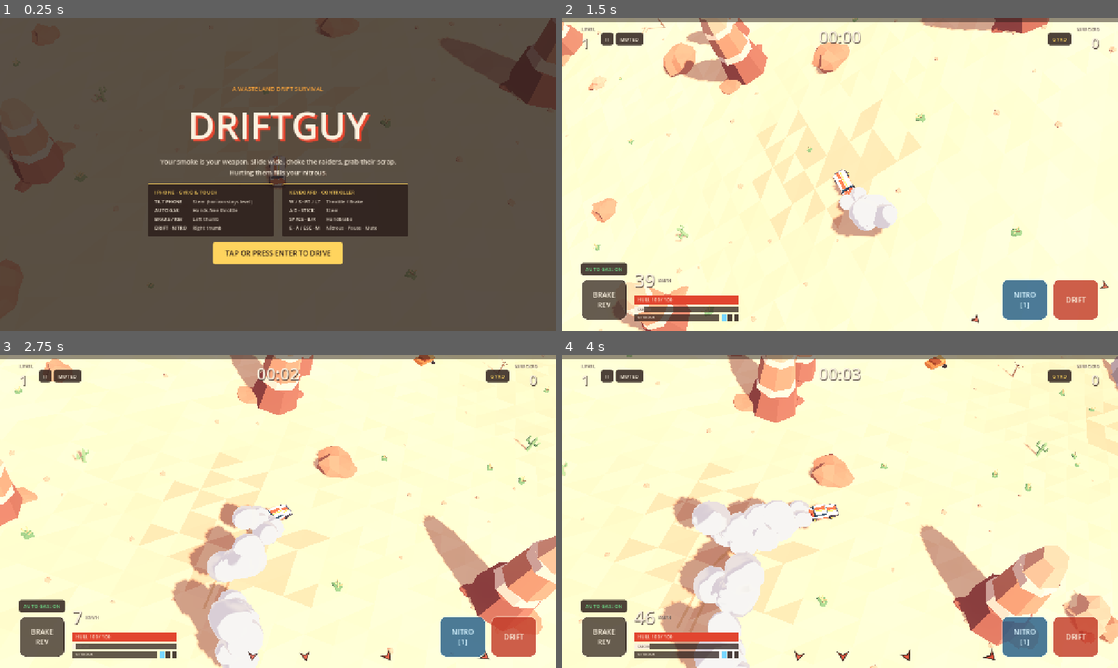
Above: before the commit, frames 1-4 (two rows, left to right).
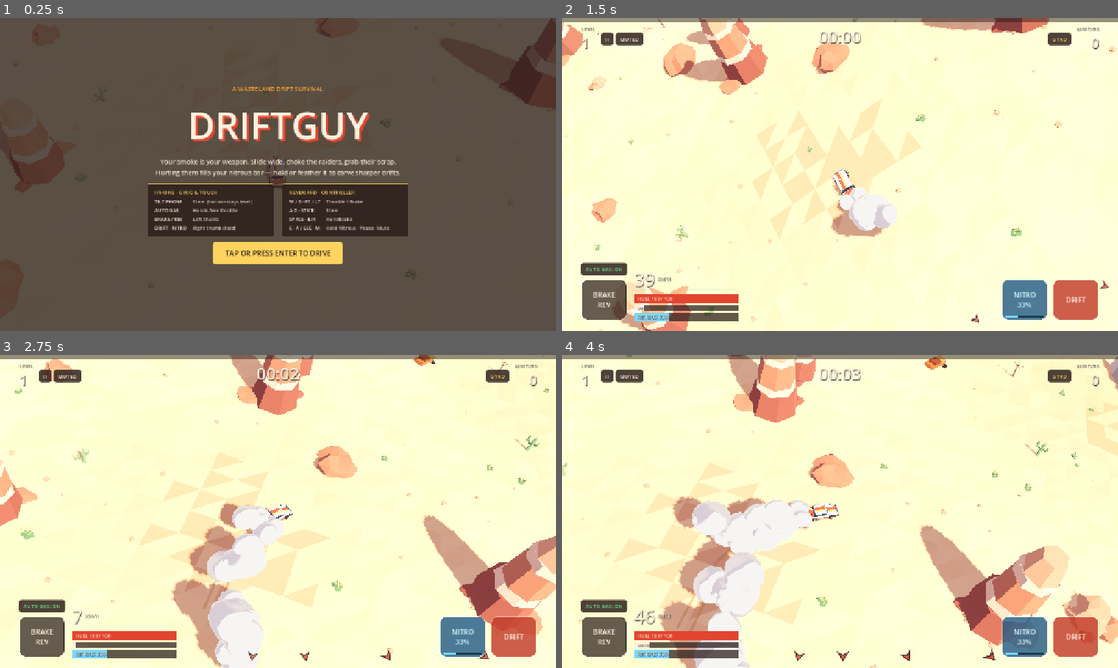
Above: after the commit, the same moments.

Repository: chikcne/driftguy
Game: Godot game, scene res://scenes/main.tscn
The game is run twice, just before and just after one commit, with the same random seed, the same clock (stepped at 60 frames per second) and the same inputs.
Inputs (mouse positions are in pixels of both pictures, inside the frame that each line leads up to):
- Up to frame 1 (0.25 s): no input
- Up to frame 2 (1.5 s): click "TAP OR PRESS ENTER TO DRIVE" at 0.5 s; tap Enter at 1.25 s; move the mouse to (962, 158) at 1.27 s; hold D from 1.28 s (still down); tap M at 1.35 s
- Up to frame 3 (2.75 s): tap Space at 1.52, 2.27 s; move the mouse to (166, 527) at 2.02 s; release D at 2.03 s; hold S from 2.03 s (still down); tap R at 2.1 s
- Up to frame 4 (4 s): move the mouse to (895, 442) at 2.77 s; release S at 2.78 s; hold D 2.78-3.53 s; tap Enter at 2.85 s; move the mouse to (812, 574) at 3.52 s; hold W from 3.53 s (still down); tap Keypad Enter at 3.6 s; tap Space at 3.77 s

The runs differ from the first frame. In frame 1, 0.6% of the frame differs, in the area x 28-72%, y 48-68%; in frame 2, 0.8%, in the area x 13-87%, y 82-97%; in frame 3, 0.8%; in frame 4, 0.8%.

Commit message:
Replace nitrous tanks with a hold-to-boost bar
- Let players hold or feather nitrous for continuous boosts
- Show charge and boost state in the HUD
- Add a short nitrous tap sound

Diff:
--- a/godot-proto/scripts/game_audio.gd
+++ b/godot-proto/scripts/game_audio.gd
@@ -79,8 +79,8 @@
 	_engine_gain = SimMath.damp(_engine_gain, target_egain, 12.5, dt)
 	_skid_gain = SimMath.damp(_skid_gain, target_sgain, 16.0, dt)
 	_skid_cutoff = SimMath.damp(_skid_cutoff, target_scut, 10.0, dt)
-	_nitro_gain = SimMath.damp(_nitro_gain, target_ngain, 20.0, dt)
-	_nitro_cutoff = SimMath.damp(_nitro_cutoff, target_ncut, 8.0, dt)
+	_nitro_gain = SimMath.damp(_nitro_gain, target_ngain, 22.0, dt)
+	_nitro_cutoff = SimMath.damp(_nitro_cutoff, target_ncut, 14.0, dt)
 
 	# Engine base wave is generated at 100 Hz
 	_engine_player.pitch_scale = clampf(_engine_freq / 100.0, 0.25, 3.0)
@@ -142,7 +142,11 @@
 
 
 func nitro_ignite() -> void:
-	_play_sfx("nitro_ignite", 0.85, 1.0, "Impacts")
+	_play_sfx("nitro_ignite", 0.75, 1.0, "Impacts")
+
+
+func nitro_tap() -> void:
+	_play_sfx("nitro_tap", 0.36, randf_range(0.94, 1.08), "Impacts")
 
 
 func nitro_ready() -> void:
@@ -321,6 +325,12 @@
 	_mix_sweep(ni_buf, 0.02, 0.88, 6000.0, 900.0, 0.28, false, rng)
 	_mix_notes_into(ni_buf, [[330.0, 0.0, 0.22, 0.12, 1], [495.0, 0.035, 0.22, 0.12, 1], [990.0, 0.07, 0.22, 0.12, 1]])
 	_streams["nitro_ignite"] = _make_wav(ni_buf, false)
+
+	# 10b. Nitro tap: crisp short burst for rapid drift feathering
+	var nt_buf := _zero_buf(0.18)
+	_mix_sine_drop(nt_buf, 0.0, 0.11, 150.0, 58.0, 0.45)
+	_mix_sweep(nt_buf, 0.0, 0.16, 900.0, 4200.0, 0.35, true, rng)
+	_streams["nitro_tap"] = _make_wav(nt_buf, false)
 
 	# 11. Nitro ready: crisp square chime
 	_streams["nitro_ready"] = _make_wav(_synth_notes([
--- a/godot-proto/scripts/hud.gd
+++ b/godot-proto/scripts/hud.gd
@@ -3,7 +3,7 @@
 
 # Complete Driftguy HUD & screens for iOS + Desktop:
 # - Top XP bar, Level, Timer, Wrecked kills, Pause & Gyro buttons
-# - Bottom gauges (Speed, Hull, Smoke, Nitrous bar + tank pips) & Loadout badges
+# - Bottom gauges (Speed, Hull, Smoke, Nitrous bar) & Loadout badges
 # - Off-screen War Party / War Rig threat markers (horizon-lock aware!)
 # - Damage red flash & Nitrous cyan rush radial vignettes
 # - Fixed-to-glass iOS touch controls (Auto Gas, Brake/Rev, Nitro, Drift)
@@ -41,7 +41,7 @@
 var show_horizon := false
 var touch_brake := false
 var touch_handbrake := false
-var touch_nitro_queued := false
+var touch_nitro := false
 
 var _stabilizer: GyroStabilizer
 var _root: Control
@@ -65,9 +65,9 @@
 var _hull_label: Label
 var _smoke_fill: ColorRect
 var _nitro_fill: ColorRect
-var _nitro_tanks_box: HBoxContainer
-var _nitro_pips: Array[ColorRect] = []
+var _nitro_label: Label
 var _nitro_btn: Button
+var _nitro_btn_fill: ColorRect
 var _auto_gas_btn: Button
 var _mute_btn: Button
 var _loadout_grid: GridContainer
@@ -222,13 +222,6 @@
 		_retry_btn.scale = Vector2(pulse, pulse)
 
 
-func consume_touch_nitro() -> bool:
-	if touch_nitro_queued:
-		touch_nitro_queued = false
-		return true
-	return false
-
-
 func show_phase(phase: String) -> void:
 	_title_screen.visible = phase == "title"
 	_hud_layer.visible = phase != "title"
@@ -238,7 +231,7 @@
 	if phase != "playing":
 		touch_brake = false
 		touch_handbrake = false
-		touch_nitro_queued = false
+		touch_nitro = false
 	if phase == "dying" or phase == "gameover" or phase == "title":
 		set_threats([], 0.0)
 		clear_enemy_indicators()
@@ -290,31 +283,35 @@
 		]
 
 
-func set_nitro(tanks: int, max_tanks: int, fill: float, burning: bool) -> void:
-	if _nitro_pips.size() != max_tanks:
-		for child in _nitro_tanks_box.get_children():
-			child.queue_free()
-		_nitro_pips.clear()
-		for _i in max_tanks:
-			var pip := ColorRect.new()
-			pip.custom_minimum_size = Vector2(10.0, 14.0)
-			pip.color = Color(0.168, 0.114, 0.102, 0.85)
-			_nitro_tanks_box.add_child(pip)
-			_nitro_pips.append(pip)
-	for i in _nitro_pips.size():
-		_nitro_pips[i].color = Palette.NITRO_CYAN if i < tanks else Color(0.168, 0.114, 0.102, 0.85)
-
-	_nitro_fill.anchor_right = clampf(fill, 0.0, 1.0)
-	_nitro_fill.color = Color("#e0f7ff") if burning else Palette.NITRO_CYAN
-
+func set_nitro(fill: float, burning: bool, ready: bool = true) -> void:
+	var clamped := clampf(fill, 0.0, 1.0)
+	var pct := int(round(clamped * 100.0))
+	_nitro_fill.anchor_right = clamped
 	if burning:
-		_nitro_btn.text = "NITRO\nBURN!"
+		_nitro_fill.color = Color("#e0f7ff")
+		_nitro_label.text = "NITROUS  %d%%" % pct
+	elif clamped >= 0.995:
+		_nitro_fill.color = Color("#9ee4ff")
+		_nitro_label.text = "NITROUS  FULL"
+	elif ready:
+		_nitro_fill.color = Palette.NITRO_CYAN
+		_nitro_label.text = "NITROUS  %d%%" % pct
+	else:
+		_nitro_fill.color = Color(0.45, 0.65, 0.75, 0.75)
+		_nitro_label.text = "NITROUS"
+
+	if _nitro_btn_fill != null:
+		_nitro_btn_fill.anchor_right = clamped
+		_nitro_btn_fill.color = Color("#e0f7ff") if burning else Palette.NITRO_CYAN
+
+	if burning:
+		_nitro_btn.text = "NITRO\n%d%%" % pct
 		_nitro_btn.modulate = Color(1.15, 1.25, 1.35, 1.0)
-	elif tanks > 0:
-		_nitro_btn.text = "NITRO\n[%d]" % tanks
+	elif ready:
+		_nitro_btn.text = "NITRO\n%d%%" % pct
 		_nitro_btn.modulate = Color(1.0, 1.0, 1.0, 1.0)
 	else:
-		_nitro_btn.text = "NITRO\n0"
+		_nitro_btn.text = "NITRO\nEMPTY"
 		_nitro_btn.modulate = Color(0.7, 0.7, 0.75, 0.65)
 
 
@@ -912,25 +909,15 @@
 	sm_lbl.add_theme_color_override("font_color", Color(0.45, 0.38, 0.35))
 	gauges.add_child(smoke_bar["root"])
 
-	# Nitrous bar + tank pips
-	var nitro_row := HBoxContainer.new()
-	nitro_row.add_theme_constant_override("separation", 6)
-	nitro_row.mouse_filter = Control.MOUSE_FILTER_IGNORE
-	gauges.add_child(nitro_row)
-
-	var nitro_bar := _make_bar(14.0, Palette.NITRO_CYAN)
-	var nb_root: Control = nitro_bar["root"]
-	nb_root.size_flags_horizontal = Control.SIZE_EXPAND_FILL
+	# Nitrous bar
+	var nitro_bar := _make_bar(16.0, Palette.NITRO_CYAN)
 	_nitro_fill = nitro_bar["fill"]
-	var nb_lbl: Label = nitro_bar["label"]
-	nb_lbl.text = "NITROUS"
-	nb_lbl.add_theme_font_size_override("font_size", 9)
-	nitro_row.add_child(nb_root)
-
-	_nitro_tanks_box = HBoxContainer.new()
-	_nitro_tanks_box.add_theme_constant_override("separation", 4)
-	_nitro_tanks_box.mouse_filter = Control.MOUSE_FILTER_IGNORE
-	nitro_row.add_child(_nitro_tanks_box)
+	_nitro_label = nitro_bar["label"]
+	_nitro_label.text = "NITROUS"
+	_nitro_label.add_theme_font_size_override("font_size", 10)
+	_nitro_label.add_theme_color_override("font_shadow_color", Color(0.08, 0.14, 0.18, 0.85))
+	_nitro_label.add_theme_constant_override("shadow_offset_y", 1)
+	gauges.add_child(nitro_bar["root"])
 
 	# Bottom-right: Loadout badges above Nitro + Drift thumb pads
 	var br_col := VBoxContainer.new()
@@ -962,9 +949,29 @@
 	right_pads.mouse_filter = Control.MOUSE_FILTER_IGNORE
 	br_col.add_child(right_pads)
 
-	_nitro_btn = _make_thumb_button("NITRO\n[1]", Color(0.12, 0.35, 0.52, 0.8), Color("#d6f3ff"))
-	_nitro_btn.button_down.connect(func() -> void: touch_nitro_queued = true)
+	_nitro_btn = _make_thumb_button("NITRO\n33%", Color(0.12, 0.35, 0.52, 0.8), Color("#d6f3ff"))
+	_nitro_btn.button_down.connect(func() -> void: touch_nitro = true)
+	_nitro_btn.button_up.connect(func() -> void: touch_nitro = false)
 	right_pads.add_child(_nitro_btn)
+
+	var btn_bar_bg := ColorRect.new()
+	btn_bar_bg.set_anchors_preset(Control.PRESET_BOTTOM_WIDE)
+	btn_bar_bg.offset_left = 10.0
+	btn_bar_bg.offset_right = -10.0
+	btn_bar_bg.offset_top = -12.0
+	btn_bar_bg.offset_bottom = -6.0
+	btn_bar_bg.color = Color(0.06, 0.14, 0.2, 0.75)
+	btn_bar_bg.mouse_filter = Control.MOUSE_FILTER_IGNORE
+	_nitro_btn.add_child(btn_bar_bg)
+
+	_nitro_btn_fill = ColorRect.new()
+	_nitro_btn_fill.anchor_left = 0.0
+	_nitro_btn_fill.anchor_top = 0.0
+	_nitro_btn_fill.anchor_bottom = 1.0
+	_nitro_btn_fill.anchor_right = 0.33
+	_nitro_btn_fill.color = Palette.NITRO_CYAN
+	_nitro_btn_fill.mouse_filter = Control.MOUSE_FILTER_IGNORE
+	btn_bar_bg.add_child(_nitro_btn_fill)
 
 	var drift_btn := _make_thumb_button("DRIFT", Color(0.76, 0.23, 0.16, 0.82), Palette.PAPER)
 	drift_btn.button_down.connect(func() -> void: touch_handbrake = true)
@@ -1068,7 +1075,7 @@
 	center.add_child(title)
 
 	var tagline := Label.new()
-	tagline.text = "Your smoke is your weapon. Slide wide, choke the raiders, grab their scrap.\nHurting them fills your nitrous."
+	tagline.text = "Your smoke is your weapon. Slide wide, choke the raiders, grab their scrap.\nHurting them fills your nitrous bar — hold or feather it to carve sharper drifts."
 	tagline.horizontal_alignment = HORIZONTAL_ALIGNMENT_CENTER
 	tagline.add_theme_font_size_override("font_size", 15)
 	tagline.add_theme_color_override("font_color", Color(0.98, 0.94, 0.87, 0.92))
@@ -1083,13 +1090,13 @@
 		["TILT PHONE", "Steer (horizon stays level)"],
 		["AUTO GAS", "Hands-free throttle"],
 		["BRAKE / REV", "Left thumb"],
-		["DRIFT · NITRO", "Right thumb"],
+		["DRIFT · NITRO", "Right thumb (hold)"],
 	]))
 	controls_row.add_child(_make_control_card("KEYBOARD · CONTROLLER", [
 		["W / S · RT / LT", "Throttle / Brake"],
 		["A D · STICK", "Steer"],
 		["SPACE · B/X", "Handbrake"],
-		["E · A / ESC · M", "Nitrous · Pause · Mute"],
+		["E · A / ESC · M", "Hold Nitrous · Pause · Mute"],
 	]))
 
 	var btn_wrap := HBoxContainer.new()
--- a/godot-proto/scripts/main.gd
+++ b/godot-proto/scripts/main.gd
@@ -44,18 +44,22 @@
 const HEARING_RANGE := 110.0
 const TRACK_SLIP_SPEED := 2.5
 const COMPOUND_BAND_SECONDS := 0.7
-const NITROUS_MAX_TANKS := 3
-const NITROUS_STARTING_TANKS := 1
-const NITROUS_HARM_PER_TANK := 80.0
-const NITROUS_SECONDS := 2.4
-const NITROUS_ATTACK := 0.1
-const NITROUS_FADE := 0.5
+const NITROUS_MAX_SECONDS := 7.2
+const NITROUS_STARTING_FILL := 1.0 / 3.0
+const NITROUS_HARM_FOR_FULL := 240.0
+const NITROUS_MIN_START := 0.02
+const NITROUS_REARM_FILL := 0.06
+const NITROUS_ATTACK := 0.05
+const NITROUS_RELEASE := 0.11
+const NITROUS_IGNITE_COOLDOWN := 0.5
+const NITROUS_TAP_FX_COOLDOWN := 0.12
+const NITROUS_FULL_CHIME_THRESHOLD := 0.88
 const NITROUS_PULLBACK := 6.0
 const NITROUS_PULLBACK_EASE_IN := 2.2
 const NITROUS_PULLBACK_EASE_OUT := 1.4
 const NITROUS_FOV_DEG := 2.0
-const NITROUS_FOV_KICK_DEG := 2.0
-const NITROUS_SHAKE := 0.32
+const NITROUS_FOV_KICK_DEG := 1.8
+const NITROUS_SHAKE := 0.28
 const NITROUS_LOOK_AHEAD := 0.12
 const NITROUS_FLAME_PUFFS_PER_SECOND := 36.0
 const LEVEL_UP_PICK_GUARD := 0.55
@@ -117,20 +121,24 @@
 var _death_timer := 0.0
 var _smoke_output := 0.0
 var _next_crate := 65.0
-var _nitro_tanks := NITROUS_STARTING_TANKS
-var _nitro_harm := 0.0
-var _nitro_burn := 0.0
+var _nitro_fill := NITROUS_STARTING_FILL
+var _nitro_active := false
+var _nitro_depleted := false
 var _nitro_level := 0.0
 var _nitro_view := 0.0
 var _nitro_pull := 0.0
 var _nitro_kick := 0.0
+var _nitro_ignite_cd := 0.0
+var _nitro_tap_fx_cd := 0.0
+var _nitro_full_armed := true
+var _nitro_wait_release := false
 var _flame_acc := 0.0
 var _pick_guard := 0.0
 var _last_handbrake := false
 var _last_throttle := 0.0
 
 # Edge-triggered keyboard/gamepad state
-var _prev_nitro_key := false
+var _prev_nitro_held := false
 var _prev_confirm_pad := false
 var _prev_pause_pad := false
 var _prev_menu_dir := 0
@@ -349,8 +357,18 @@
 
 
 func _set_phase(new_phase: String) -> void:
+	var prev_phase := _phase
 	_phase = new_phase
 	_hud.show_phase(new_phase)
+	if new_phase == "playing" and prev_phase != "playing":
+		# Prevent menu confirm button (gamepad A) from accidentally burning nitro on the first playing frame
+		var pad_a := not Input.get_connected_joypads().is_empty() and Input.is_joy_button_pressed(0, JOY_BUTTON_A)
+		_nitro_wait_release = pad_a
+		_prev_nitro_held = pad_a
+	elif new_phase != "playing":
+		_nitro_active = false
+		if new_phase != "paused":
+			_nitro_level = 0.0
 	if new_phase == "gameover":
 		_hud.show_game_over_stats(_time, _kills, _level)
 
@@ -374,13 +392,18 @@
 	_shake = 0.0
 	_pending_blasts.clear()
 	_next_crate = randf_range(CRATE_INTERVAL_MIN, CRATE_INTERVAL_MAX)
-	_nitro_tanks = NITROUS_STARTING_TANKS
-	_nitro_harm = 0.0
-	_nitro_burn = 0.0
+	_nitro_fill = NITROUS_STARTING_FILL
+	_nitro_active = false
+	_nitro_depleted = false
 	_nitro_level = 0.0
 	_nitro_view = 0.0
 	_nitro_pull = 0.0
 	_nitro_kick = 0.0
+	_nitro_ignite_cd = 0.0
+	_nitro_tap_fx_cd = 0.0
+	_nitro_full_armed = true
+	_nitro_wait_release = false
+	_prev_nitro_held = false
 	_flame_acc = 0.0
 	_dust_acc = 0.0
 	_smoke_output = 0.0
@@ -401,7 +424,7 @@
 	_car_model.visible = true
 	_car_model.sync_attachments(false, false, false)
 	_hud.set_loadout(_levels)
-	_hud.set_nitro(_nitro_tanks, NITROUS_MAX_TANKS, 0.0, false)
+	_hud.set_nitro(_nitro_fill, false, _nitro_fill >= NITROUS_MIN_START)
 	_hud.set_frame(_hp, _stats.max_hp, 0.0, _level, 0.0, 0, 0.0, 0.0, Engine.get_frames_per_second())
 
 
@@ -462,10 +485,15 @@
 	if brake <= 0.0 and (_hud.auto_throttle or key_throttle):
 		throttle = maxf(throttle, 1.0)
 
-	var nitro_pressed_now := key_nitro or pad_nitro
-	var nitro_trigger := (nitro_pressed_now and not _prev_nitro_key) or _hud.consume_touch_nitro()
-	_prev_nitro_key = nitro_pressed_now
-	var boost := _update_nitrous(dt, nitro_trigger)
+	var nitro_held := key_nitro or pad_nitro or _hud.touch_nitro
+	if _nitro_wait_release:
+		if not nitro_held:
+			_nitro_wait_release = false
+		else:
+			nitro_held = false
+	var nitro_just_pressed := nitro_held and not _prev_nitro_held
+	_prev_nitro_held = nitro_held
+	var boost := _update_nitrous(dt, nitro_held, nitro_just_pressed)
 
 	_last_handbrake = handbrake
 	_last_throttle = throttle
@@ -521,14 +549,8 @@
 	)
 	_hud.set_enemy_indicators(_enemies.active, _spawner.threats, _car, _camera)
 	_hud.set_threats(_spawner.threats, _stabilizer.display_roll)
-	var nitro_fill := 0.0
-	if _nitro_burn > 0.0:
-		nitro_fill = _nitro_burn / NITROUS_SECONDS
-	elif _nitro_tanks >= NITROUS_MAX_TANKS:
-		nitro_fill = 1.0
-	else:
-		nitro_fill = _nitro_harm / NITROUS_HARM_PER_TANK
-	_hud.set_nitro(_nitro_tanks, NITROUS_MAX_TANKS, nitro_fill, _nitro_burn > 0.0)
+	var nitro_ready := _nitro_fill >= (NITROUS_REARM_FILL if _nitro_depleted else NITROUS_MIN_START)
+	_hud.set_nitro(_nitro_fill, _nitro_active, nitro_ready)
 
 	if _hp <= 0.0:
 		_die()
@@ -541,18 +563,50 @@
 		_set_phase("levelup")
 
 
-func _update_nitrous(dt: float, trigger: bool) -> float:
-	if trigger and _nitro_burn <= 0.0:
-		if _nitro_tanks > 0:
-			_ignite_nitrous()
+func _update_nitrous(dt: float, held: bool, just_pressed: bool) -> float:
+	_nitro_ignite_cd = maxf(0.0, _nitro_ignite_cd - dt)
+	_nitro_tap_fx_cd = maxf(0.0, _nitro_tap_fx_cd - dt)
+
+	if _nitro_depleted and _nitro_fill >= NITROUS_REARM_FILL:
+		_nitro_depleted = false
+
+	if held:
+		if _nitro_active:
+			if _nitro_fill <= 0.0:
+				_nitro_active = false
+				_nitro_depleted = true
+				_audio.nitro_empty()
 		else:
+			var min_needed := NITROUS_REARM_FILL if _nitro_depleted else NITROUS_MIN_START
+			if _nitro_fill >= min_needed:
+				_nitro_active = true
+				_nitro_depleted = false
+				_ignite_nitrous()
+			elif just_pressed:
+				_audio.nitro_empty()
+	else:
+		_nitro_active = false
+		if _nitro_depleted and _nitro_fill >= NITROUS_MIN_START:
+			_nitro_depleted = false
+
+	if _nitro_active:
+		_nitro_level = move_toward(_nitro_level, 1.0, dt / NITROUS_ATTACK)
+		var burn := (_nitro_level * dt) / NITROUS_MAX_SECONDS
+		_nitro_fill = maxf(0.0, _nitro_fill - burn)
+		if _nitro_fill <= 0.0:
+			_nitro_fill = 0.0
+			_nitro_active = false
+			_nitro_depleted = true
 			_audio.nitro_empty()
-	if _nitro_burn <= 0.0:
-		_nitro_level = 0.0
-		return 0.0
-	_nitro_burn = maxf(0.0, _nitro_burn - dt)
-	var burned := NITROUS_SECONDS - _nitro_burn
-	_nitro_level = minf(SimMath.saturate(burned / NITROUS_ATTACK), SimMath.saturate(_nitro_burn / NITROUS_FADE))
+	else:
+		_nitro_level = move_toward(_nitro_level, 0.0, dt / NITROUS_RELEASE)
+		if _nitro_level > 0.0 and _nitro_fill > 0.0:
+			var tail_burn := (_nitro_level * dt) / NITROUS_MAX_SECONDS
+			_nitro_fill = maxf(0.0, _nitro_fill - tail_burn)
+
+	if _nitro_fill < NITROUS_FULL_CHIME_THRESHOLD:
+		_nitro_full_armed = true
+
 	return _nitro_level
 
 
@@ -561,30 +615,35 @@
 	var fz := cos(_car.heading)
 	var ex := _car.x - fx * CarModel.EXHAUST_REAR
 	var ez := _car.z - fz * CarModel.EXHAUST_REAR
-	_nitro_tanks -= 1
-	_nitro_burn = NITROUS_SECONDS
-	_nitro_kick = 1.0
-	_shake = maxf(_shake, 0.6)
-	_effects.spawn_ring(ex, ez, 8.0)
-	_gibs.sparks(ex, DesertTerrain.ground_height(ex, ez) + CarModel.EXHAUST_HEIGHT, ez, 14, 13.0, _car.vx - fx * 14.0, _car.vz - fz * 14.0)
-	_smoke.shockwave(ex, ez, 9.0, 7.0)
-	_audio.nitro_ignite()
-	_hud.kick_rush()
-	_haptic(220)
+	var ey := DesertTerrain.ground_height(ex, ez) + CarModel.EXHAUST_HEIGHT
+	if _nitro_ignite_cd <= 0.0:
+		_nitro_ignite_cd = NITROUS_IGNITE_COOLDOWN
+		_nitro_tap_fx_cd = NITROUS_TAP_FX_COOLDOWN
+		_nitro_kick = 0.8
+		_shake = maxf(_shake, 0.42)
+		_effects.spawn_ring(ex, ez, 6.5)
+		_gibs.sparks(ex, ey, ez, 10, 12.0, _car.vx - fx * 14.0, _car.vz - fz * 14.0)
+		_smoke.shockwave(ex, ez, 7.5, 6.0)
+		_audio.nitro_ignite()
+		_hud.kick_rush()
+		_haptic(95)
+	elif _nitro_tap_fx_cd <= 0.0:
+		_nitro_tap_fx_cd = NITROUS_TAP_FX_COOLDOWN
+		_nitro_kick = maxf(_nitro_kick, 0.35)
+		_shake = maxf(_shake, 0.18)
+		_gibs.sparks(ex, ey, ez, 4, 10.0, _car.vx - fx * 12.0, _car.vz - fz * 12.0)
+		_audio.nitro_tap()
+		_haptic(35)
 
 
 func _gather_nitrous() -> void:
 	var harm := _enemies.take_harm_dealt()
-	if _nitro_tanks >= NITROUS_MAX_TANKS:
-		_nitro_harm = 0.0
-		return
-	_nitro_harm += harm
-	while _nitro_harm >= NITROUS_HARM_PER_TANK and _nitro_tanks < NITROUS_MAX_TANKS:
-		_nitro_harm -= NITROUS_HARM_PER_TANK
-		_nitro_tanks += 1
+	if harm <= 0.0 or _nitro_fill >= 1.0:
+		return
+	_nitro_fill = minf(1.0, _nitro_fill + harm / NITROUS_HARM_FOR_FULL)
+	if _nitro_fill >= 1.0 and _nitro_full_armed:
+		_nitro_full_armed = false
 		_audio.nitro_ready()
-	if _nitro_tanks >= NITROUS_MAX_TANKS:
-		_nitro_harm = 0.0
 
 
 func _emit_exhaust_flames(dt: float) -> void:
@@ -928,7 +987,7 @@
 	_car.vz = 0.0
 	_car.yaw_rate = 0.0
 	_shake = 1.0
-	_nitro_burn = 0.0
+	_nitro_active = false
 	_nitro_level = 0.0
 	_smoke_output = 0.0
 	_audio.defeat()
